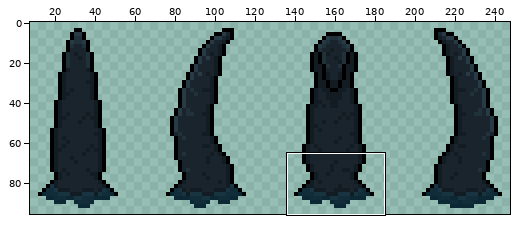
File history of a sprite sheet, src/main/resources/objects/spikeobject.png. Above, an overview of the earlier version with the close-up marked.
Close-up. Earlier state:
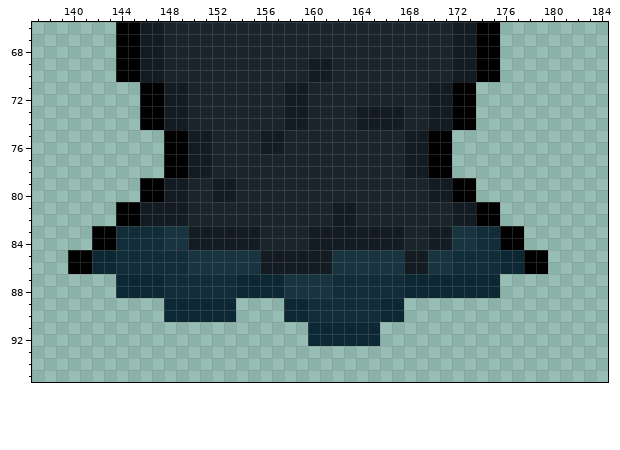
The file is 256x96 pixels. Colours within 5 levels of each other are drawn and written as one. Shown: x 137..184, y 66..95. The wide view leaves out empty margins. The commit also changed other parts of the picture, which this record leaves out.
After the commit:
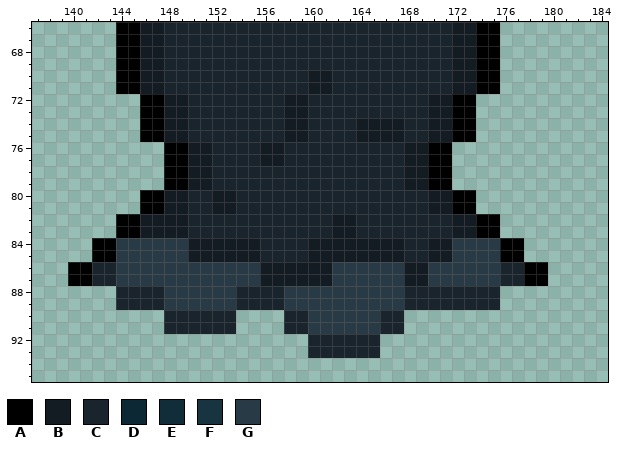
Palette (. is transparent): A #000000  B #131c23  C #19242d  D #0b2834  E #112d39  F #183441  G #283a45
Diff:
@@ x 137..184 @@
 68 .......AABBCCCCCCCCCCCCCCCCCCCCCCCCBBAA.........
-69 .......AABBCCCCCCCCCCCCBBCCCCCCCCCCBBAA.........
+69 .......AABBCCCCCCCCCCCCCCCCCCCCCCCCBBAA.........
 70 .......AABBCCCCCCCCCCCCBBCCCCCCCCCCBBAA.........
-71 .........AABBCCCCCCCCBBCCCCCCCCCCBBAA...........
+71 .......AABBCCCCCCCCCCCCBBCCCCCCCCCCBBAA.........
 72 .........AABBCCCCCCCCBBCCCCCCCCCCBBAA...........
-73 .........AABBCCCCCCCCBBCCCCBBBBCCBBAA...........
+73 .........AABBCCCCCCCCBBCCCCCCCCCCBBAA...........
 74 .........AABBCCCCCCCCBBCCCCBBBBCCBBAA...........
-75 ...........AABBCCCCBBCCCCCCCCCCBBAA.............
+75 .........AABBCCCCCCCCBBCCCCBBBBCCBBAA...........
 76 ...........AABBCCCCBBCCCCCCCCCCBBAA.............
-77 ...........AABBCCCCCCCCCCCCCCCCBBAA.............
+77 ...........AABBCCCCBBCCCCCCCCCCBBAA.............
 78 ...........AABBCCCCCCCCCCCCCCCCBBAA.............
-79 .........AABBCCBBCCCCCCCCCCCCCCCCBBAA...........
+79 ...........AABBCCCCCCCCCCCCCCCCBBAA.............
 80 .........AABBCCBBCCCCCCCCCCCCCCCCBBAA...........
-81 .......AABBBBCCCCCCCCCCCCBBCCCCCCCCBBAA.........
+81 .........AABBCCBBCCCCCCCCCCCCCCCCBBAA...........
 82 .......AABBBBCCCCCCCCCCCCBBCCCCCCCCBBAA.........
-83 .....AAEEEEFFBBBBBBCCCCBBBBBBBBCCBBFFEEAA.......
-84 .....AAEEEEFFBBBBBBCCCCBBBBBBBBCCBBFFEEAA.......
-85 ...AADDEEEEEEFFFFFFBBBBBBFFFFFFBBFFEEEEDDAA.....
-86 ...AADDEEEEEEFFFFFFBBBBBBFFFFFFBBFFEEEEDDAA.....
-87 .......DDDDEEEEEEDDDDFFFFEEEEEEDDDDDDDD.........
-88 .......DDDDEEEEEEDDDDFFFFEEEEEEDDDDDDDD.........
-89 ...........DDDDDD....DDEEEEEEDD.................
-90 ...........DDDDDD....DDEEEEEEDD.................
-91 .......................DDDDDD...................
-92 .......................DDDDDD...................
-93 ................................................
+83 .......AABBBBCCCCCCCCCCCCBBCCCCCCCCBBAA.........
+84 .....AAGGGGGGBBBBBBCCCCBBBBBBBBCCBBGGGGAA.......
+85 .....AAGGGGGGBBBBBBCCCCBBBBBBBBCCBBGGGGAA.......
+86 ...AACCGGGGGGGGGGGGBBBBBBGGGGGGBBGGGGGGCCAA.....
+87 ...AACCGGGGGGGGGGGGBBBBBBGGGGGGBBGGGGGGCCAA.....
+88 .......CCCCGGGGGGCCCCGGGGGGGGGGCCCCCCCC.........
+89 .......CCCCGGGGGGCCCCGGGGGGGGGGCCCCCCCC.........
+90 ...........CCCCCC....CCGGGGGGCC.................
+91 ...........CCCCCC....CCGGGGGGCC.................
+92 .......................CCCCCC...................
+93 .......................CCCCCC...................
 94 ................................................
